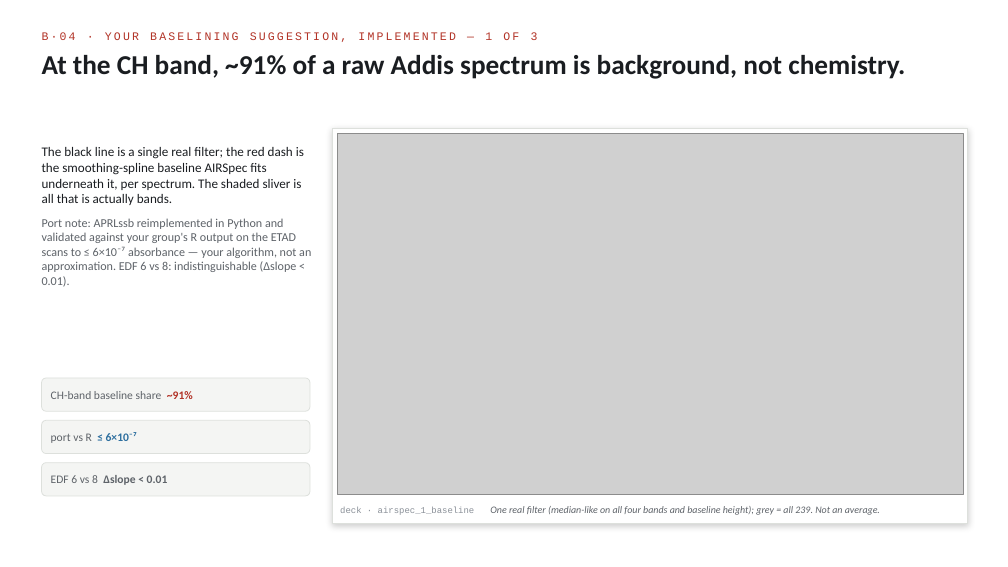
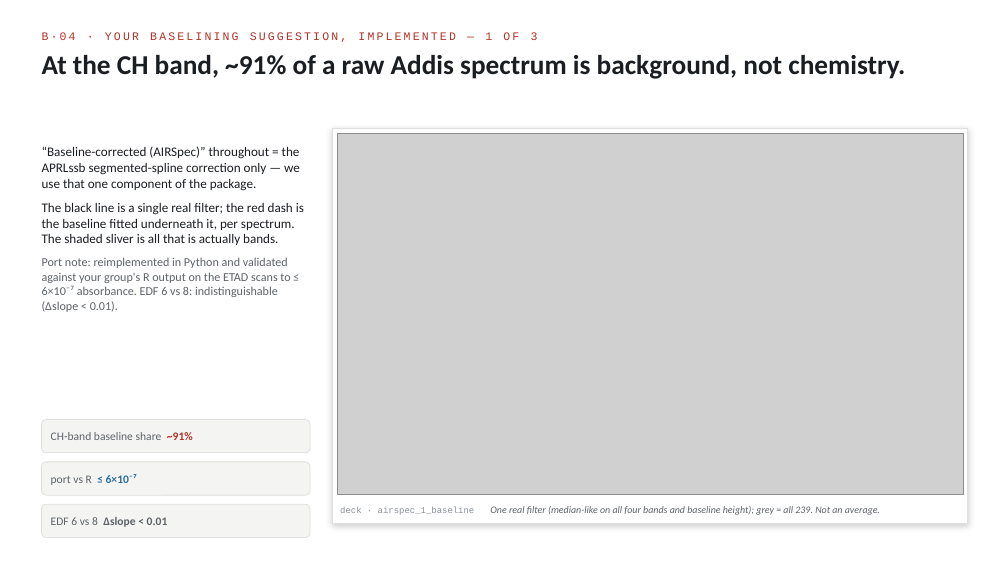
Before and after one commit to ahzs645/aethmodular, a slide deck: slide 6 of research/ftir_ec_phase3/deliverables/satoshi_deck_2026-08-13.pptx. Drawn at 1008x567 pixels with LibreOffice and Linux fonts; fonts in the diff are those of the drawing; grey boxes stand for pictures. Boxes give left, top, right and bottom in pixels: in the first picture for what was removed or moved away, otherwise in the second. Text is boxed around its words. In the diff, an @@ line names an element or a change of style, - is before the commit and + after.

```diff
--- a/research/ftir_ec_phase3/deliverables/satoshi_deck_2026-08-13.pptx
+++ b/research/ftir_ec_phase3/deliverables/satoshi_deck_2026-08-13.pptx
@@ text at <box>42,146,304,312</box>: text changed; size 11.5 to 12.5 pt; text colour #5E6369 to #1A1D21 @@
-The black line is a single real filter; the red dash is the smoothing-spline baseline AIRSpec fits underneath it, per spectrum. The shaded sliver is all that is actually bands.
-Port note: APRLssb reimplemented in Python and validated against your group's R output on the ETAD scans to ≤ 6×10⁻⁷ absorbance — your algorithm, not an approximation. EDF 6 vs 8: indistinguishable (Δslope < 0.01).
+“Baseline-corrected (AIRSpec)” throughout = the APRLssb segmented-spline correction only — we use that one component of the package.
+The black line is a single real filter; the red dash is the baseline fitted underneath it, per spectrum. The shaded sliver is all that is actually bands.
+Port note: reimplemented in Python and validated against your group's R output on the ETAD scans to ≤ 6×10⁻⁷ absorbance. EDF 6 vs 8: indistinguishable (Δslope < 0.01).
@@ 3 texts, 3 rounded rectangles: place and size @@
-3 texts, 3 rounded rectangles at <box>42,378,310,496</box>
+3 texts, 3 rounded rectangles at <box>42,420,310,538</box>
```
Also in this commit, not shown: 14 other slides changed, 2 slides added, 1 slide removed, 1 other file.
